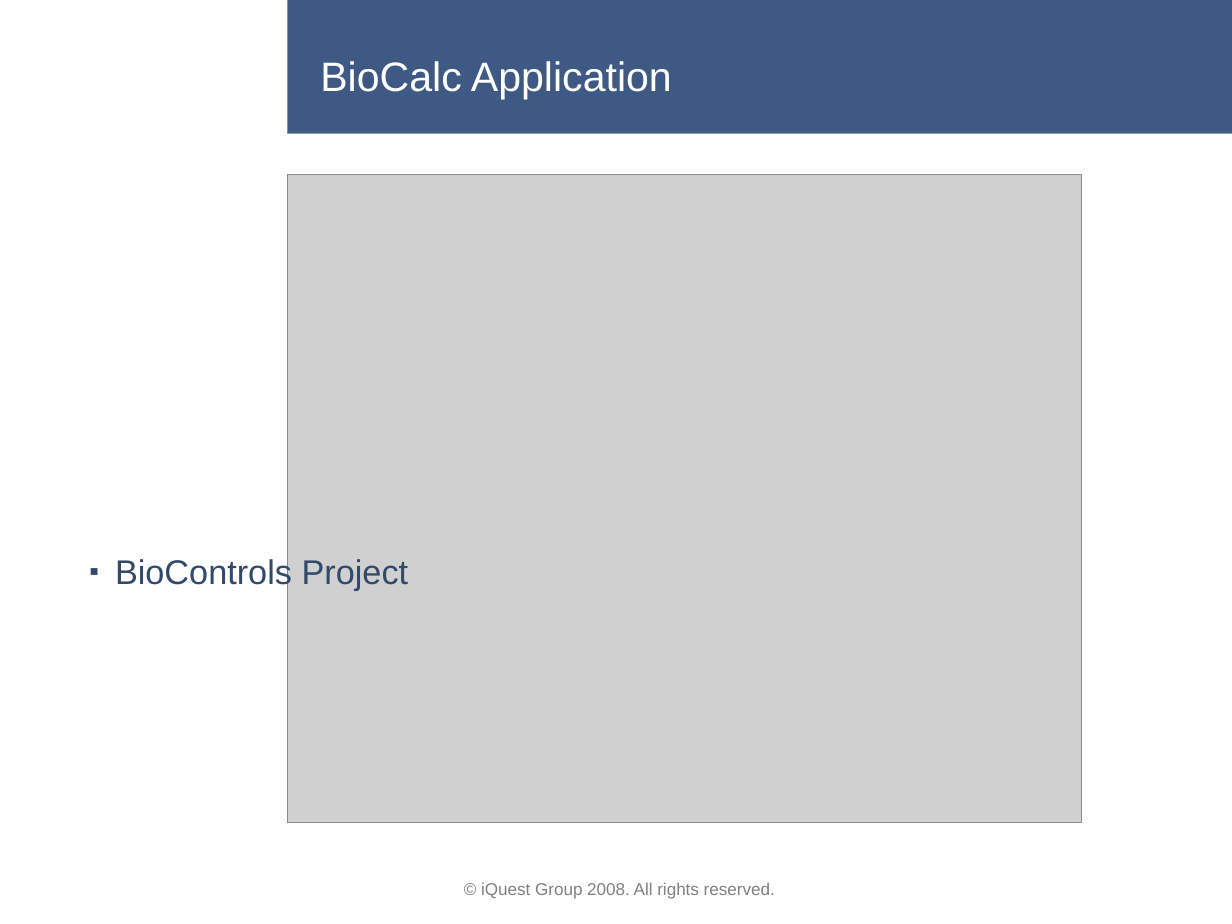
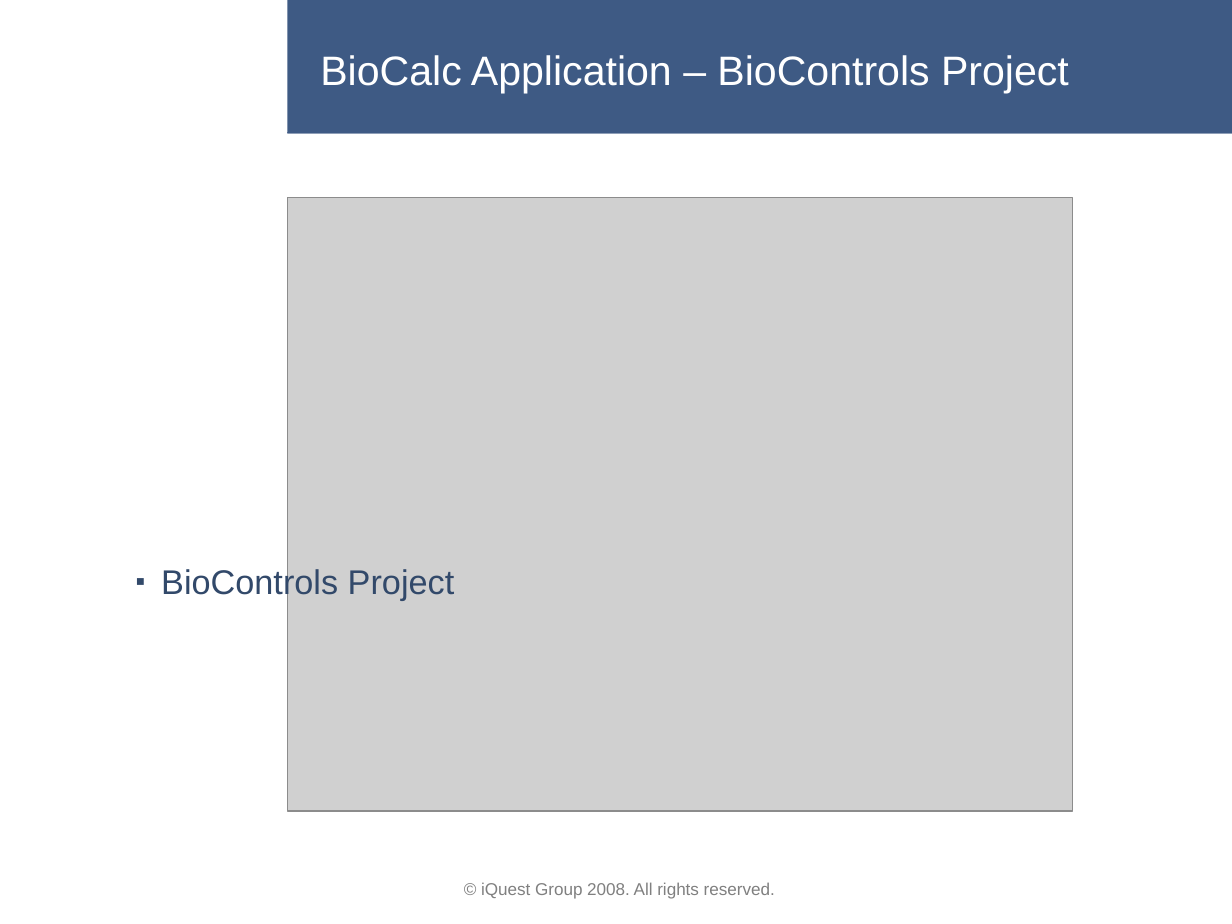
Before and after one commit to lastunicorn/BioCalcJs, a slide deck: slide 6 of doc/BioCalc Presentation.pptx. Drawn at 1232x924 pixels with LibreOffice and Linux fonts; fonts in the diff are those of the drawing; grey boxes stand for pictures; background and template pictures are left out. Boxes give left, top, right and bottom in pixels: in the first picture for what was removed or moved away, otherwise in the second. Text is boxed around its words. In the diff, an @@ line names an element or a change of style, - is before the commit and + after.

```diff
--- a/doc/BioCalc Presentation.pptx
+++ b/doc/BioCalc Presentation.pptx
@@ title at [320,55,1069,93]: text changed @@
-BioCalc Application
+BioCalc Application – BioControls Project
@@ picture: place and size @@
-picture at [287,175,1082,823]
+picture at [287,197,1073,811]
@@ text "BioControls Project": place and size @@
-text "BioControls Project" at [115,557,409,591]
+text "BioControls Project" at [161,567,455,601]
```
Also in this commit, not shown: 15 other slides changed, 9 slides added, 2 other files.
